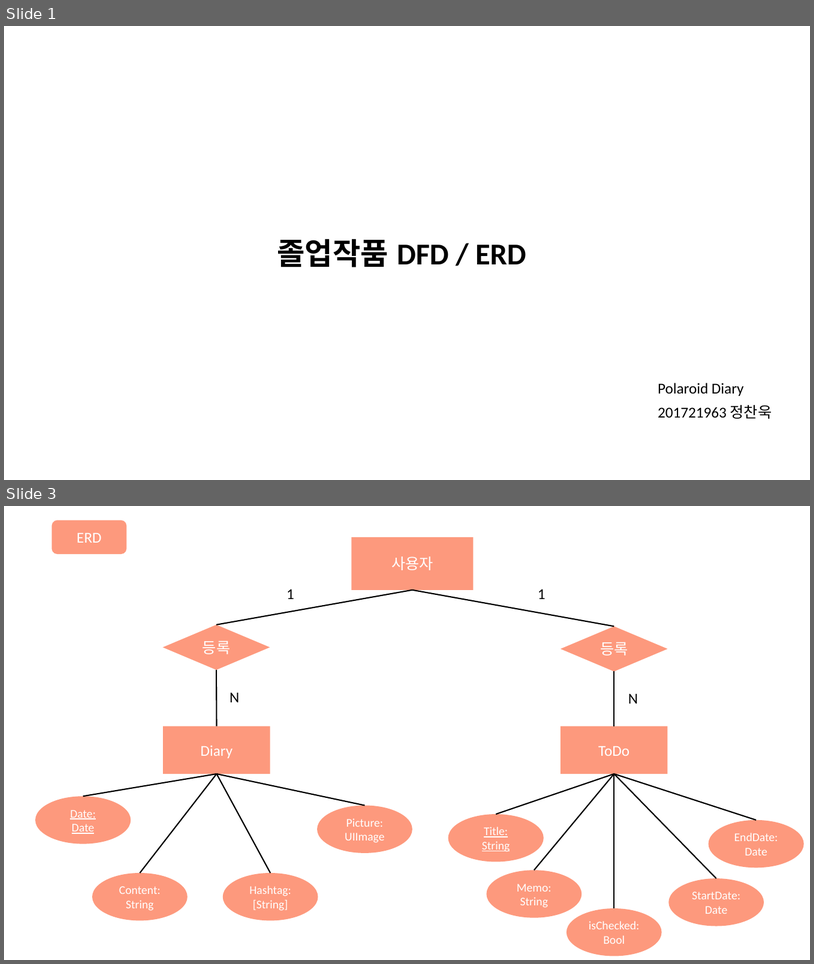
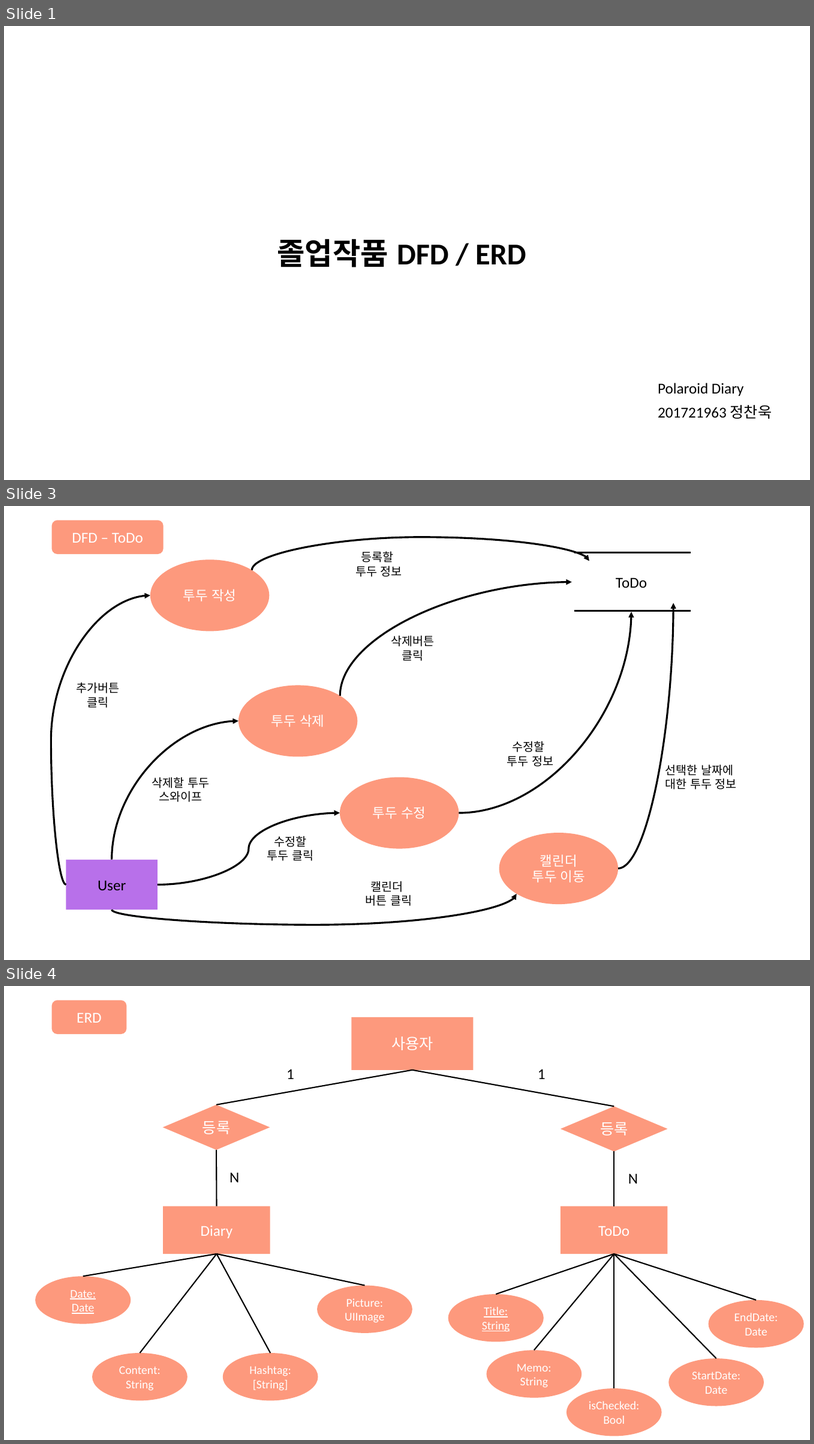
Before and after one commit to chaeHaram/University, a slide deck: 4-1/소프트웨어 종합설계/10주차/졸업작품 DFD : ERD.pptx. Shown one above the other, each under a label of ours: slides 1 and 3 before the commit, slides 1, 3 and 4 after it; the slides between them are not shown. The pictures are 814x964 and 814x1444 pixels, drawn with LibreOffice and Linux fonts; fonts in the diff are those of the drawing. Boxes give left, top, right and bottom in pixels: in the first picture for what was removed or moved away, otherwise in the second. Text is boxed around its words. In the diff, an @@ line names an element or a change of style, - is before the commit and + after.

```diff
--- a/4-1/소프트웨어 종합설계/10주차/졸업작품 DFD : ERD.pptx
+++ b/4-1/소프트웨어 종합설계/10주차/졸업작품 DFD : ERD.pptx
@@ slide 3 added at (4, 506, 810, 960), background #FFFFFF @@
@@ rounded rectangle added at (52, 520, 164, 554), fill #FD997D, 18 pt, text #FFFFFF @@
+DFD – ToDo
@@ curved arrow added from (252, 570) to (590, 561), #000000 2.25 pt @@
@@ text added at (356, 551, 402, 577), 14 pt, text #000000 @@
+등록할
+투두 정보
@@ ellipse added at (572, 552, 691, 611), fill #FFFFFF, 18 pt, text #000000 @@
+ToDo
@@ line added from (575, 553) to (691, 553), #000000 2.25 pt @@
@@ ellipse added at (150, 560, 270, 631), fill #FD997D, 16 pt, text #FFFFFF @@
+투두 작성
@@ curved arrow added from (66, 885) to (150, 595), #000000 2.25 pt @@
@@ curved arrow added from (341, 696) to (572, 582), #000000 2.25 pt @@
@@ curved arrow added from (459, 813) to (632, 612), #000000 2.25 pt @@
@@ line added from (575, 610) to (691, 610), #000000 2.25 pt @@
@@ curved arrow added from (618, 868) to (674, 603), #000000 2.25 pt @@
@@ text added at (391, 635, 434, 661), 14 pt, text #000000 @@
+삭제버튼
+클릭
@@ text added at (76, 682, 119, 708), 14 pt, text #000000 @@
+추가버튼
+클릭
@@ ellipse added at (239, 685, 358, 756), fill #FD997D, 16 pt, text #FFFFFF @@
+투두 삭제
@@ curved arrow added from (111, 859) to (239, 721), #000000 2.25 pt @@
@@ text added at (507, 741, 554, 766), 14 pt, text #000000 @@
+수정할
+투두 정보
@@ text added at (666, 764, 737, 789), 14 pt, text #000000 @@
+선택한 날짜에
+대한 투두 정보
@@ text added at (152, 777, 209, 802), 14 pt, text #000000 @@
+삭제할 투두
+스와이프
@@ ellipse added at (341, 777, 459, 849), fill #FD997D, 16 pt, text #FFFFFF @@
+투두 수정
@@ curved arrow added from (158, 885) to (341, 813), #000000 2.25 pt @@
@@ text added at (267, 835, 314, 861), 14 pt, text #000000 @@
+수정할
+투두 클릭
@@ ellipse added at (500, 832, 618, 904), fill #FD997D, 16 pt, text #FFFFFF @@
+캘린더
+투두 이동
@@ rectangle added at (66, 859, 158, 910), fill #B870EA, 18 pt, text #000000 @@
+User
@@ text added at (365, 880, 412, 906), 14 pt, text #000000 @@
+캘린더
+버튼 클릭
@@ curved arrow added from (111, 910) to (517, 894), #000000 2.25 pt @@
@@ what was slide 3 is now slide 4 @@
```
Also in this commit, not shown: 1 other slide added, 1 slide removed, 1 other file.
